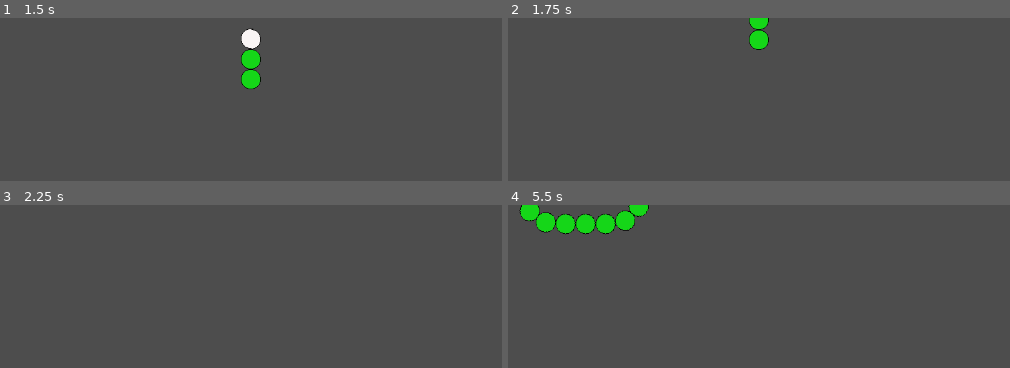
Above: before the commit, frames 1-4 (two rows, left to right).
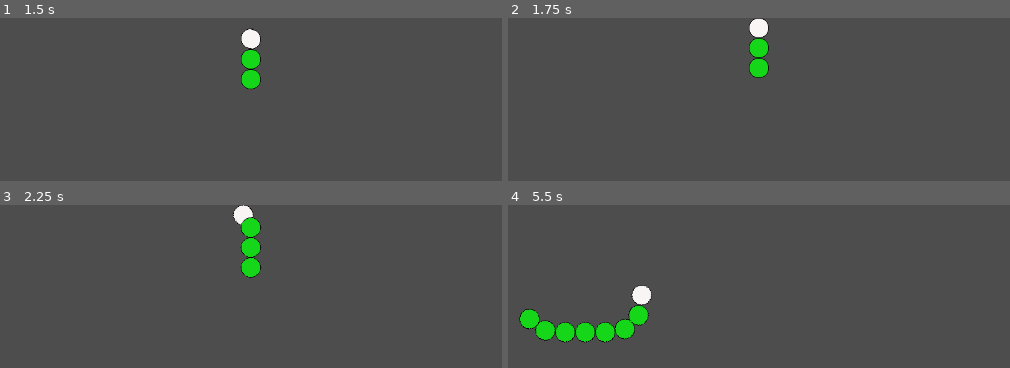
Above: after the commit, the same moments.

Repository: cledson-leite/snake-arena-survivor
Game: Godot game, scene res://scenes/Main.tscn
The game is run twice, just before and just after one commit, with the same random seed, the same clock (stepped at 60 frames per second) and the same inputs.
Inputs:
- Up to frame 1 (1.5 s): tap Enter at 0.5 s; hold W (up) from 0.53 s (still down); tap 6 (grow) at 0.6, 1.35 s
- Up to frame 2 (1.75 s): keep holding W (up)
- Up to frame 3 (2.25 s): release W (up) at 2.03 s; hold A (left) from 2.03 s (still down); tap 6 (grow) at 2.1 s
- Up to frame 4 (5.5 s): tap 6 (grow) every 0.75 s from 2.85 to 5.1 s; release A (left) at 3.53 s; hold S (down) 3.53-4.28 s; hold D (right) 4.28-5.03 s; hold W (up) from 5.03 s (still down)

Frame 1 is identical in both runs. In frame 2, 1.2% of the frame differs, in the area x 48-52%, y 0-37%; in frame 3, 1.5%; in frame 4, 5.7%, in the area x 2-29%, y 0-85%.

Commit message:
corregir contenção da cobra na arena

Diff:
--- a/intites/player/scripts/PlayerSnake.gd
+++ b/intites/player/scripts/PlayerSnake.gd
@@ -45,6 +45,19 @@
 
 	move_and_slide()
 
+	var viewport_rect := get_viewport_rect()
+	var margin := 16
+	global_position.x = clamp(
+		global_position.x,
+		margin,
+		viewport_rect.size.x - margin
+	)
+	global_position.y = clamp(
+		global_position.y,
+		margin,
+		viewport_rect.size.y - margin
+	)
+
 	var distance := global_position.distance_to(last_position_head)
 	if distance >= 1.0:
 		var direction := (global_position - last_position_head).normalized()
